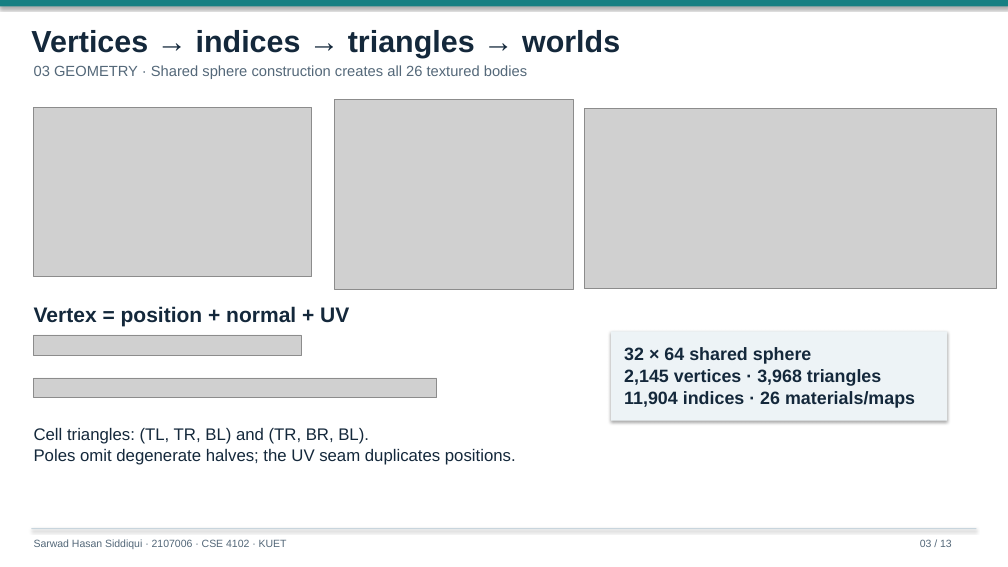
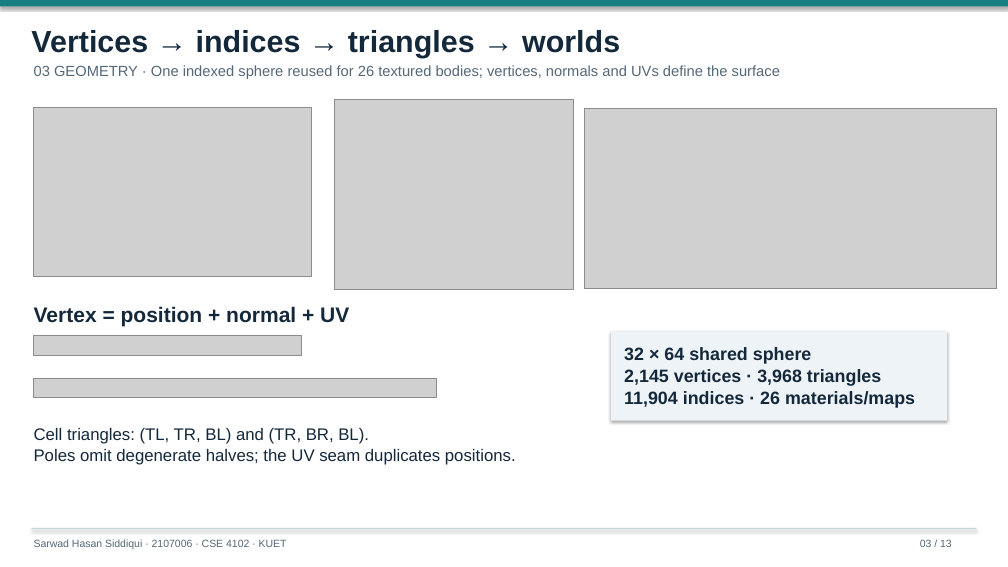
Before and after one commit to Rockstatata/Voyager-2, a slide deck: slide 3 of docs/report/Final-Presentation.pptx. Drawn at 1008x567 pixels with LibreOffice and Linux fonts; fonts in the diff are those of the drawing; grey boxes stand for pictures. Boxes give left, top, right and bottom in pixels: in the first picture for what was removed or moved away, otherwise in the second. Text is boxed around its words. In the diff, an @@ line names an element or a change of style, - is before the commit and + after.

```diff
--- a/docs/report/Final-Presentation.pptx
+++ b/docs/report/Final-Presentation.pptx
@@ text at bbox=[34, 65, 780, 79]: text changed @@
-03 GEOMETRY · Shared sphere construction creates all 26 textured bodies
+03 GEOMETRY · One indexed sphere reused for 26 textured bodies; vertices, normals and UVs define the surface
```
Also in this commit, not shown: 10 other slides changed, 10 other files.
